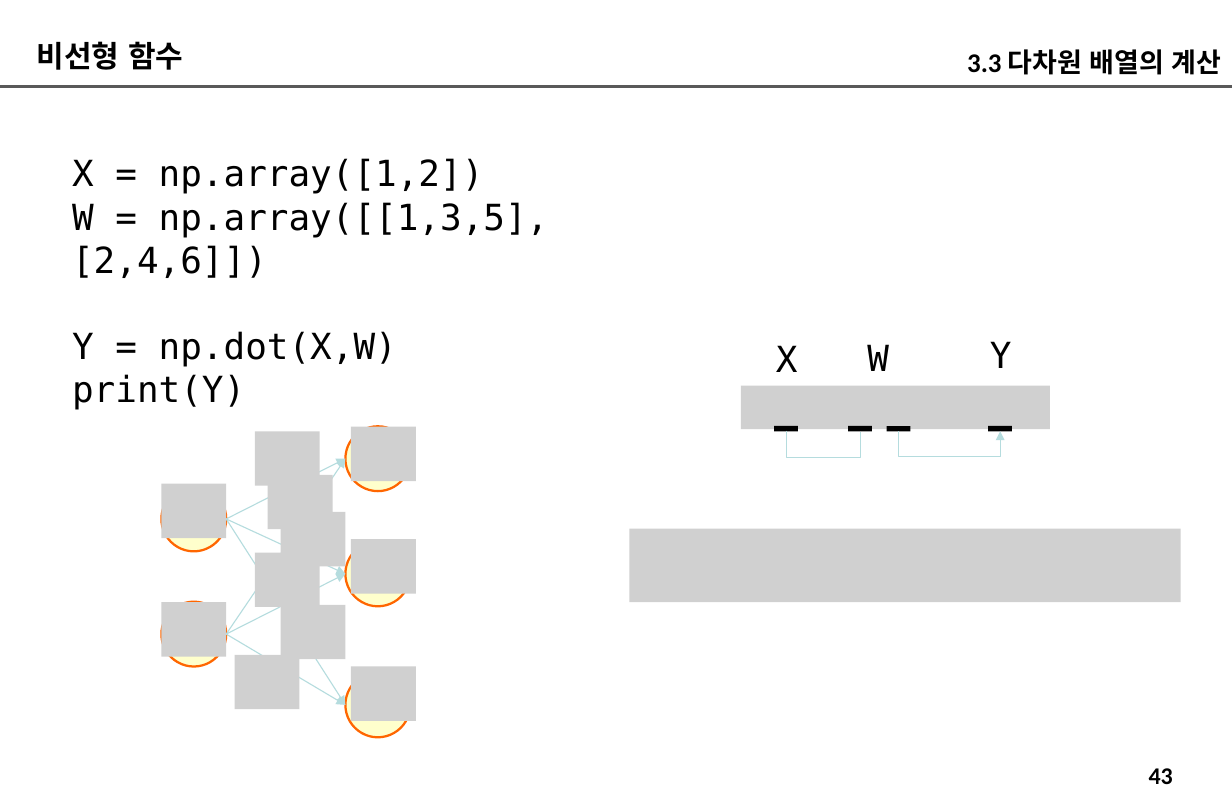
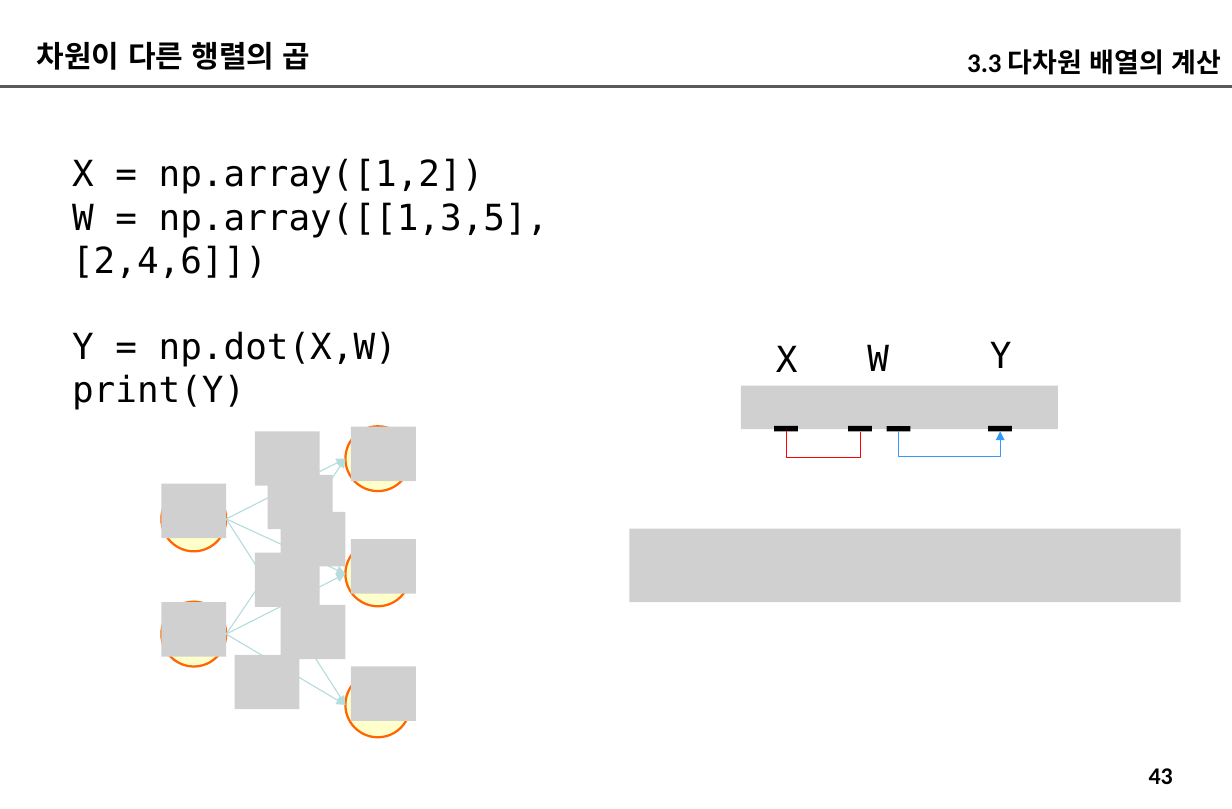
Before and after one commit to imguru-mooc/deep_learning_nlp, a slide deck: slide 43 of 인공지능_자연어처리_2_판서.pptx. Drawn at 1232x809 pixels with LibreOffice and Linux fonts; fonts in the diff are those of the drawing; grey boxes stand for pictures. Boxes give left, top, right and bottom in pixels: in the first picture for what was removed or moved away, otherwise in the second. Text is boxed around its words. In the diff, an @@ line names an element or a change of style, - is before the commit and + after.

```diff
--- a/인공지능_자연어처리_2_판서.pptx
+++ b/인공지능_자연어처리_2_판서.pptx
@@ text at [37,42,311,70]: text changed @@
-비선형 함수
+차원이 다른 행렬의 곱
@@ picture: place and size @@
-picture at [741,385,1051,428]
+picture at [741,385,1058,428]
@@ elbow line (786, 430) - (861, 433): stroke #B6DCDF 0.75 pt to #FF0000 0.75 pt @@
@@ elbow arrow (899, 432) - (1000, 432): stroke #B6DCDF 0.75 pt to #3399FF 0.75 pt @@
```
Also in this commit, not shown: 20 other slides changed.
